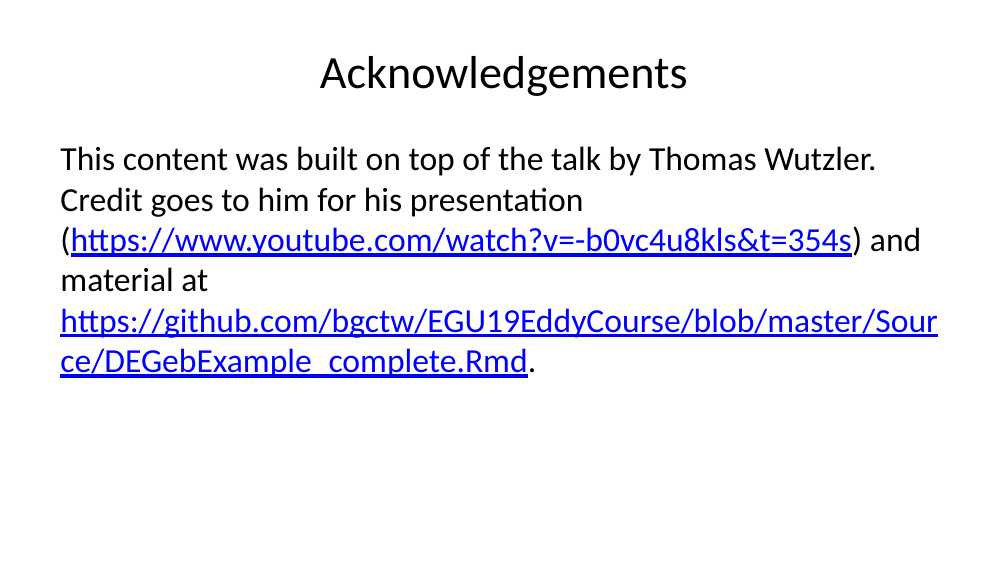
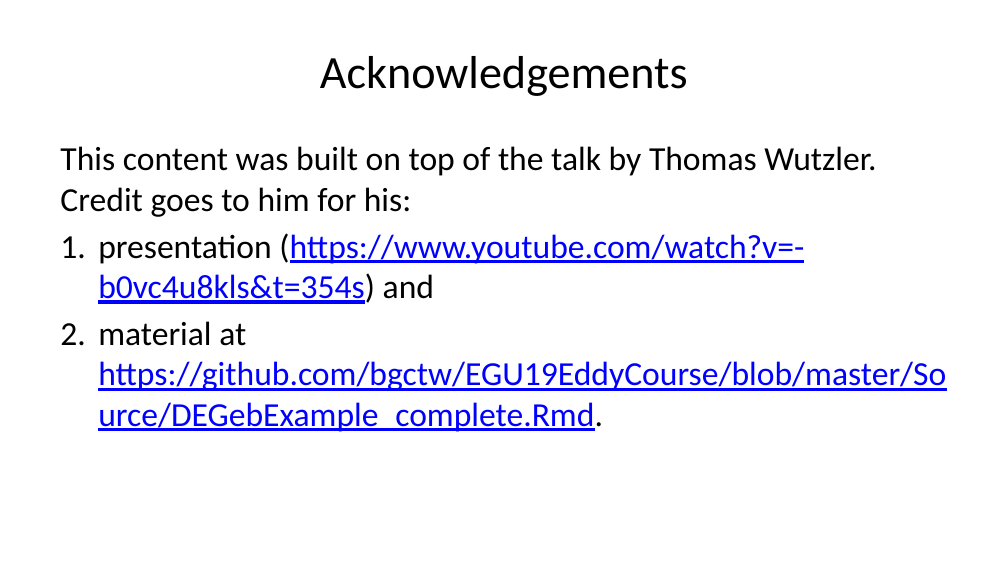
Before and after one commit to yusriy/reddyproc_class, a slide deck: slide 2 of R/REddyProc_presentation.pptx. Drawn at 1008x567 pixels with LibreOffice and Linux fonts; fonts in the diff are those of the drawing. Boxes give left, top, right and bottom in pixels: in the first picture for what was removed or moved away, otherwise in the second. Text is boxed around its words. In the diff, an @@ line names an element or a change of style, - is before the commit and + after.

```diff
--- a/R/REddyProc_presentation.pptx
+++ b/R/REddyProc_presentation.pptx
@@ text at (x1=60, y1=146, x2=946, y2=432): text changed @@
-This content was built on top of the talk by Thomas Wutzler. Credit goes to him for his presentation (https://www.youtube.com/watch?v=-b0vc4u8kls&t=354s) and material at https://github.com/bgctw/EGU19EddyCourse/blob/master/Source/DEGebExample_complete.Rmd.
+This content was built on top of the talk by Thomas Wutzler. Credit goes to him for his:
+1. presentation (https://www.youtube.com/watch?v=-b0vc4u8kls&t=354s) and
+2. material at https://github.com/bgctw/EGU19EddyCourse/blob/master/Source/DEGebExample_complete.Rmd.
```
Also in this commit, not shown: 13 other slides changed, 40 slides added, 3 slides removed, 9 other files.
